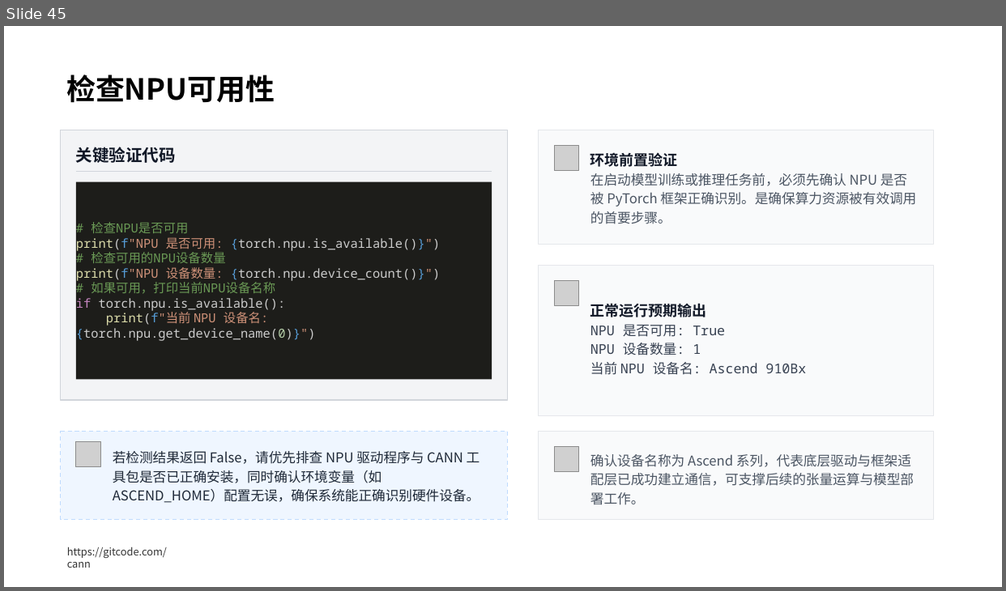
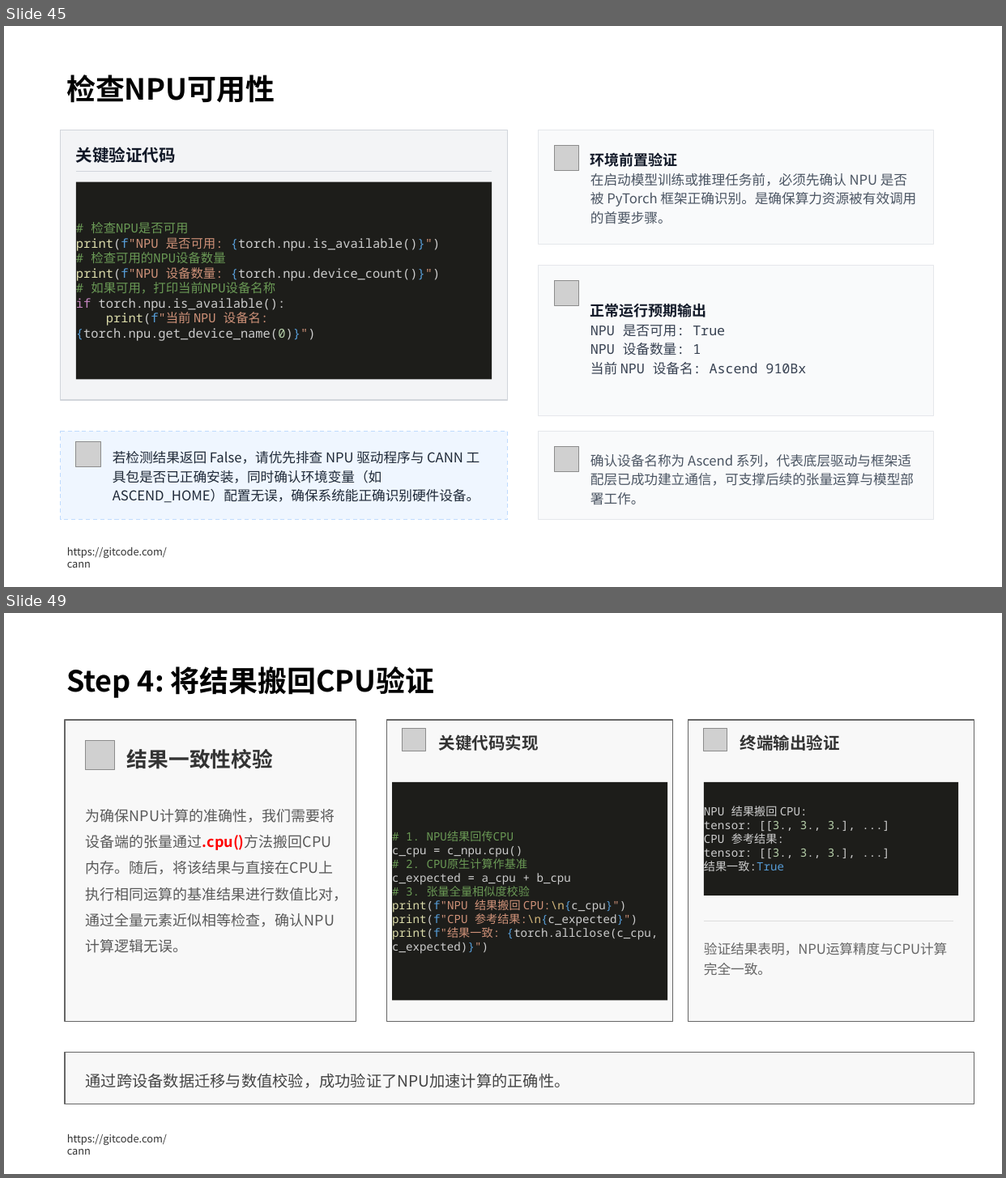
Before and after one commit to hicann/cann-learning-hub, a slide deck: quick_start/cann_basics/slides/artificial_intelligence_basics.pptx. Shown one above the other, each under a label of ours: slide 45 before the commit, slides 45 and 49 after it; the slides between them are not shown. The pictures are 1006x591 and 1006x1178 pixels, drawn with LibreOffice and Linux fonts; fonts in the diff are those of the drawing; grey boxes stand for pictures; background and template pictures are left out. Boxes give left, top, right and bottom in pixels: in the first picture for what was removed or moved away, otherwise in the second. Text is boxed around its words. In the diff, an @@ line names an element or a change of style, - is before the commit and + after.

```diff
--- a/quick_start/cann_basics/slides/artificial_intelligence_basics.pptx
+++ b/quick_start/cann_basics/slides/artificial_intelligence_basics.pptx
@@ slide 49 added at [4, 613, 1002, 1174], background #FFFFFF; not listed: 1 template element that a slide beside it also shows @@
@@ text added at [66, 666, 434, 698], 28 pt, text #000000, bold @@
+Step 4: 将结果搬回CPU验证
@@ rounded rectangle added at [65, 720, 356, 1021], fill #F8F8F8, outline #666666 1 pt @@
@@ rounded rectangle added at [387, 720, 673, 1021], fill #F8F8F8, outline #666666 1 pt @@
@@ picture added at [403, 728, 426, 752] @@
@@ rounded rectangle added at [688, 720, 974, 1021], fill #F8F8F8, outline #666666 1 pt @@
@@ picture added at [704, 728, 727, 752] @@
@@ picture added at [86, 741, 115, 770] @@
@@ text added at [127, 749, 273, 769], 20 pt, text #333333, bold @@
+结果一致性校验
@@ text added at [439, 735, 539, 751], 16 pt, text #333333, bold @@
+关键代码实现
@@ text added at [740, 735, 840, 751], 16 pt, text #333333, bold @@
+终端输出验证
@@ rectangle added at [392, 782, 667, 1000], fill #1D1D1A, 11 pt, text #CCCCCC @@
+# 1. NPU结果回传CPU
+c_cpu = c_npu.cpu()
+# 2. CPU原生计算作基准
+c_expected = a_cpu + b_cpu
+# 3. 张量全量相似度校验
+print(f"NPU 结果搬回 CPU:\n{c_cpu}")
+print(f"CPU 参考结果:\n{c_expected}")
+print(f"结果一致: {torch.allclose(c_cpu, c_expected)}")
@@ rectangle added at [704, 782, 958, 895], fill #1D1D1A, 11 pt, text #CCCCCC @@
+NPU 结果搬回 CPU:
+tensor: [[3., 3., 3.], ...]
+CPU 参考结果:
+tensor: [[3., 3., 3.], ...]
+结果一致:True
@@ text added at [86, 809, 335, 953], 14 pt, text #595959 @@
+为确保NPU计算的准确性，我们需要将设备端的张量通过.cpu()方法搬回CPU内存。随后，将该结果与直接在CPU上执行相同运算的基准结果进行数值比对，通过全量元素近似相等检查，确认NPU计算逻辑无误。
@@ line added from (704, 921) to (953, 921), #DDDDDD 1 pt @@
@@ text added at [704, 943, 947, 975], 13 pt, text #666666 @@
+验证结果表明，NPU运算精度与CPU计算完全一致。
@@ rounded rectangle added at [65, 1052, 974, 1104], fill #F8F8F8, outline #666666 1 pt @@
@@ text added at [86, 1074, 570, 1088], 15 pt, text #444444 @@
+通过跨设备数据迁移与数值校验，成功验证了NPU加速计算的正确性。
```
Also in this commit, not shown: 8 slides changed, 9 other slides added, 1 slide removed, 1 other file.
